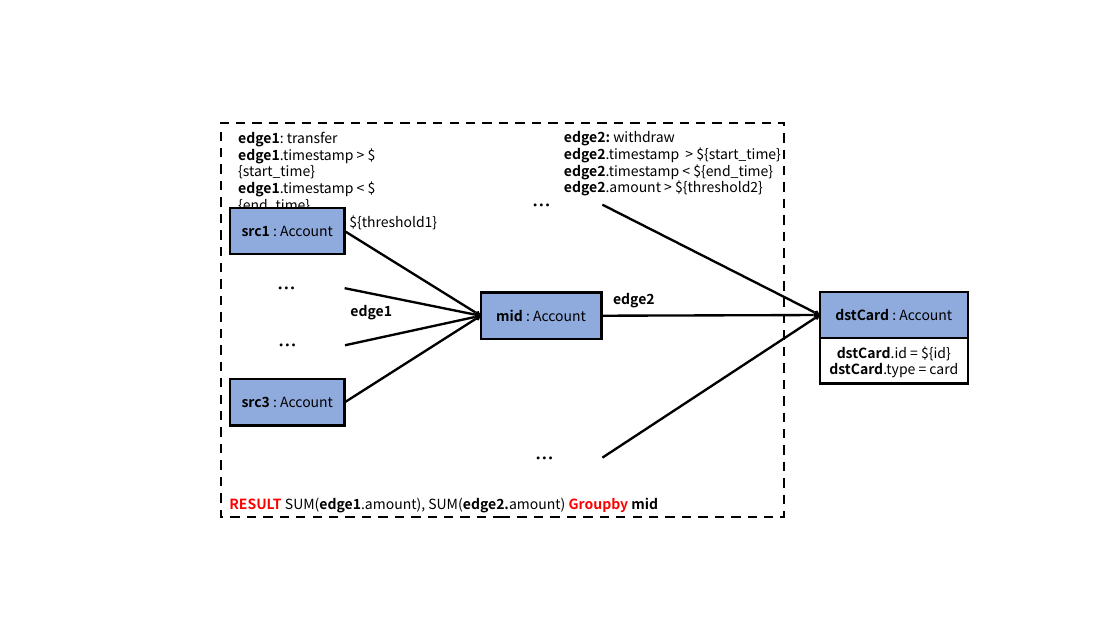
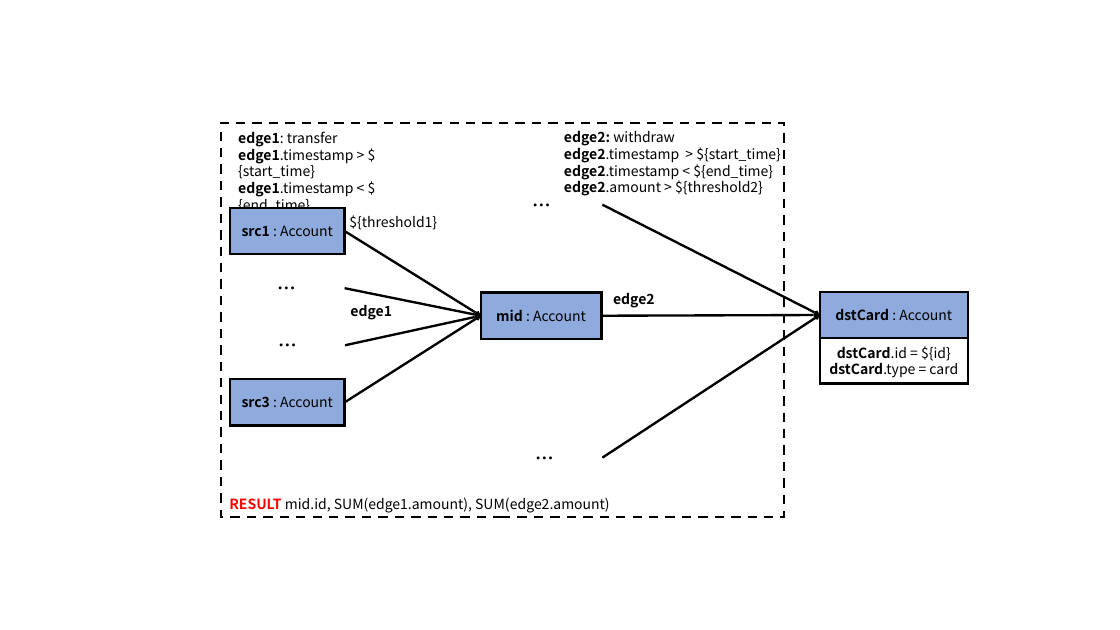
Before and after one commit to ldbc/ldbc_finbench_docs, a slide deck: slide 6 of patterns/transaction-complex-read.pptx. Drawn at 1120x630 pixels with LibreOffice and Linux fonts; fonts in the diff are those of the drawing. Boxes give left, top, right and bottom in pixels: in the first picture for what was removed or moved away, otherwise in the second. Text is boxed around its words. In the diff, an @@ line names an element or a change of style, - is before the commit and + after.

```diff
--- a/patterns/transaction-complex-read.pptx
+++ b/patterns/transaction-complex-read.pptx
@@ text in rectangle at (229,497,610,513): text changed; bold off @@
-RESULT SUM(edge1.amount), SUM(edge2.amount) Groupby mid
+RESULT mid.id, SUM(edge1.amount), SUM(edge2.amount)
```
Also in this commit, not shown: 6 other slides changed, 35 other files.
